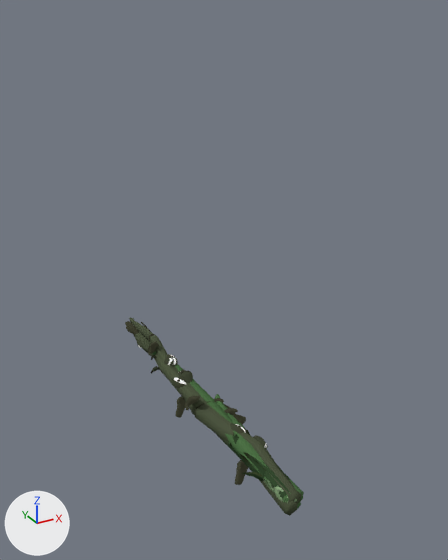
Two versions of the Blender file Assets/Props/Bamboo(Creepy)/baboo.blend, one commit apart.
One viewpoint serves both versions: a camera (50 mm lens) standing at (-4.49, -6.05, 6.97) and looking at (0.32, 2.69, 2.6). The lights are fixed; the arrows at lower left show +X, +Y and +Z.

Objects in the first picture: 'Bamboo Phase 4 1', 'Bamboo Phase 4 2', 'Phase 4 Bamboo 1'.
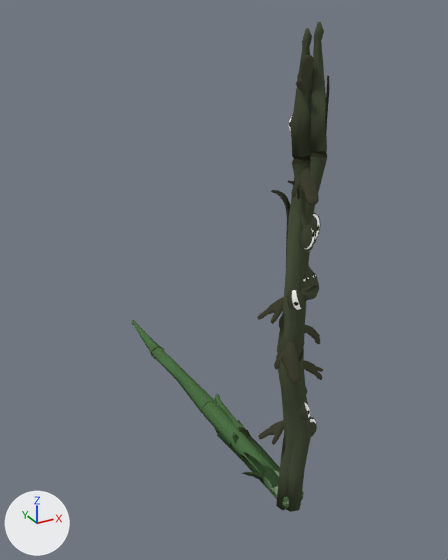
Pixel boxes (x1, y1, x2, y2) of what changed, in the pictures (448 x 560 px):
'Bamboo Phase 4 2', turned: before (129, 318, 302, 503); after (257, 22, 330, 512)
'Bamboo Phase 4 1', turned: before (125, 321, 298, 516); after (258, 28, 320, 510)
'Phase 4 Bamboo 1', unchanged, uncovered by the edit: before (152, 351, 289, 503); after (132, 320, 289, 504)

Diff of the bpy script that builds the scene:
```diff
--- a/Assets/Props/Bamboo(Creepy)/baboo.blend.py
+++ b/Assets/Props/Bamboo(Creepy)/baboo.blend.py
@@ ob_bamboo_phase_4_1 @@
 ob_bamboo_phase_4_1.location = (0.0, 0.0, 0.0)
-ob_bamboo_phase_4_1.rotation_euler = (-1.571, 0.0, 0.0)  # degrees (-90, 0, 0)
@@ ob_bamboo_phase_4_2 @@
 ob_bamboo_phase_4_2.location = (0.0, 0.0, 0.0)
-ob_bamboo_phase_4_2.rotation_euler = (-1.571, 0.0, 0.0)  # degrees (-90, 0, 0)
```
